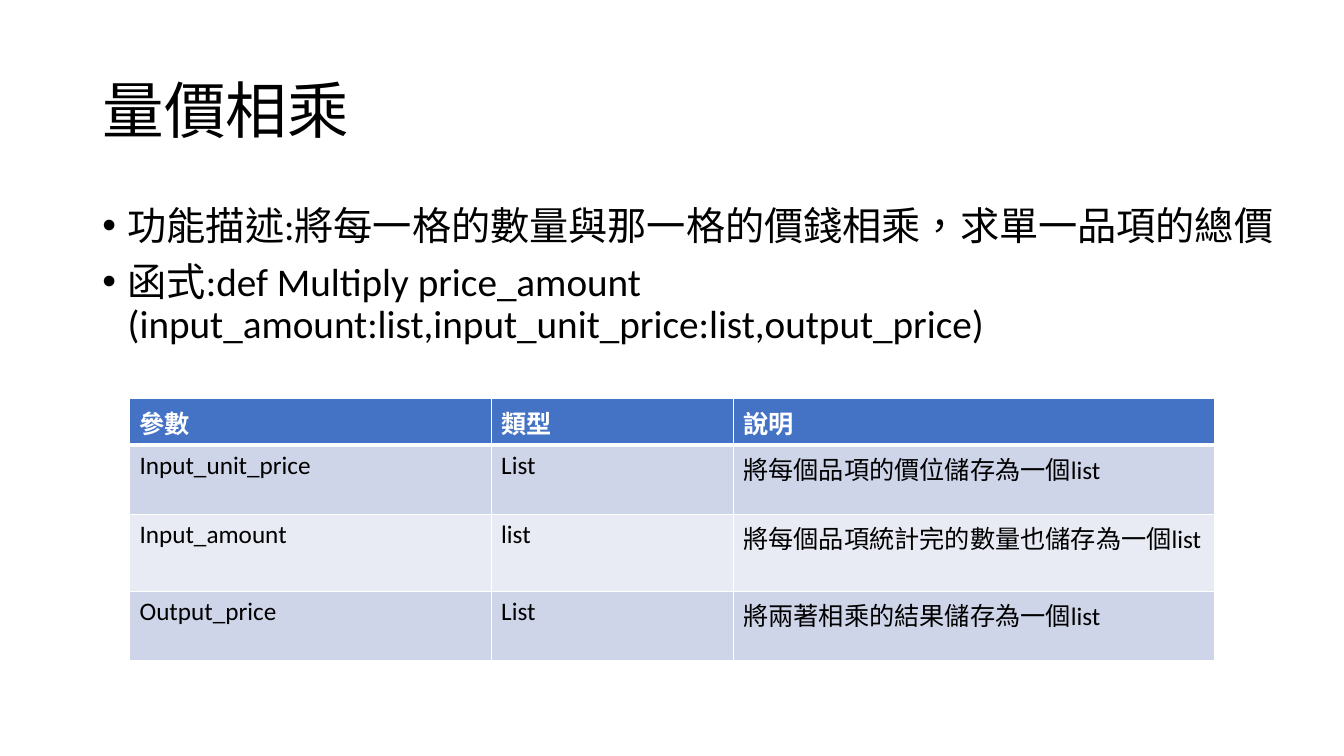
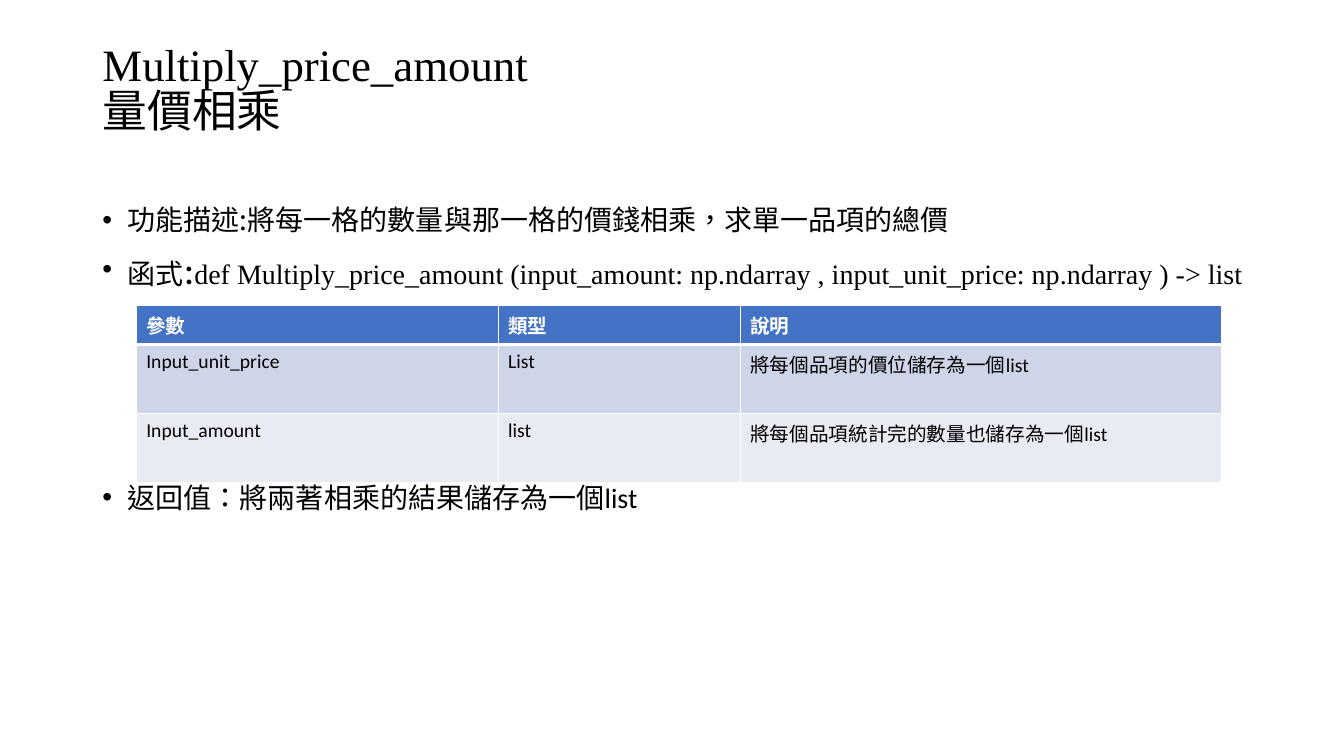
Before and after one commit to austin9328/Embedded_system, a slide deck: slide 10 of final_project/影像辨識 final_project.pptx (slide 11 before the commit). Drawn at 1344x756 pixels with LibreOffice and Linux fonts; fonts in the diff are those of the drawing. Boxes give left, top, right and bottom in pixels: in the first picture for what was removed or moved away, otherwise in the second. Text is boxed around its words. In the diff, an @@ line names an element or a change of style, - is before the commit and + after.

```diff
--- a/final_project/影像辨識 final_project.pptx
+++ b/final_project/影像辨識 final_project.pptx
@@ title "量價相乘" at (102, 82, 281, 131): size 44 to 32 pt, font Calibri to Noto Sans CJK SC @@
@@ text added at (102, 50, 527, 91), 32 pt, text #000000 @@
+Multiply_price_amount
@@ text at (128, 206, 949, 233): size 28 to 20 pt, font Calibri to Noto Sans CJK SC in "功能描述:將每一格的數量與那一格的價錢相乘，求單一品項的總價" @@
@@ text at (128, 260, 1242, 511): text changed; size 28 to 20 pt; font Calibri to Times New Roman @@
-• 函式:def Multiply price_amount (input_amount:list,input_unit_price:list,output_price)
+• 函式:def Multiply_price_amount (input_amount: np.ndarray , input_unit_price: np.ndarray ) -> list
+• 返回值：將兩著相乘的結果儲存為一個list
@@ table at (136, 306, 1221, 478) @@
-row 4: Output_price | List | 將兩著相乘的結果儲存為一個list
@@ table: place and size @@
-table at (130, 399, 1215, 646)
+table at (136, 306, 1221, 478)
```
Also in this commit, not shown: 6 other slides changed, 3 slides added, 3 slides removed.
